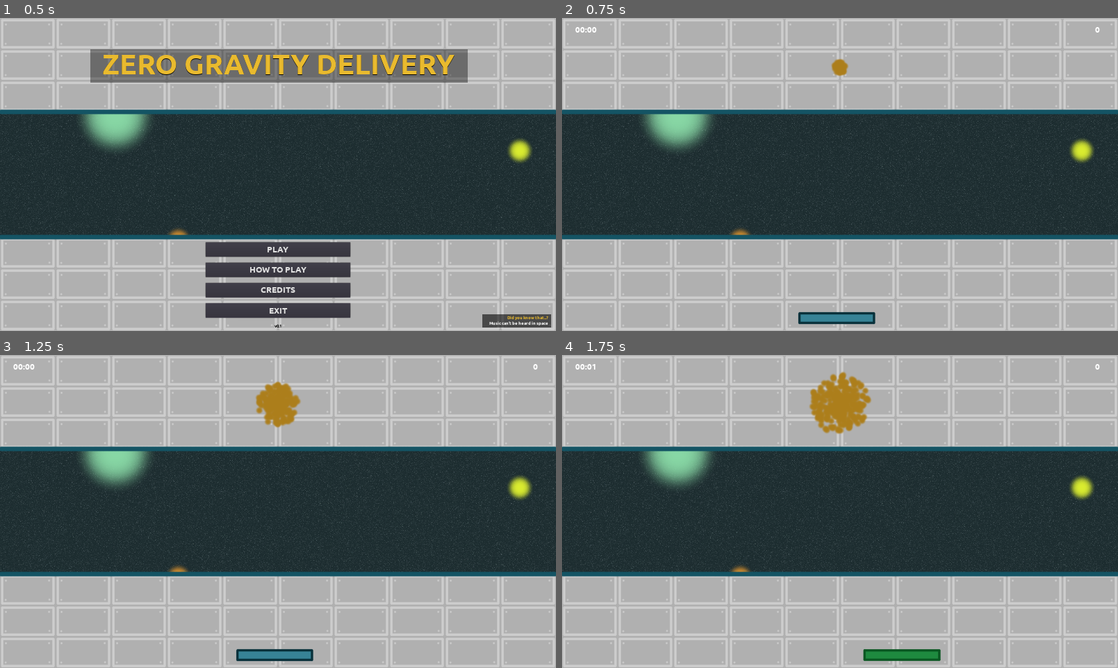
Above: before the commit, frames 1-4 (two rows, left to right).
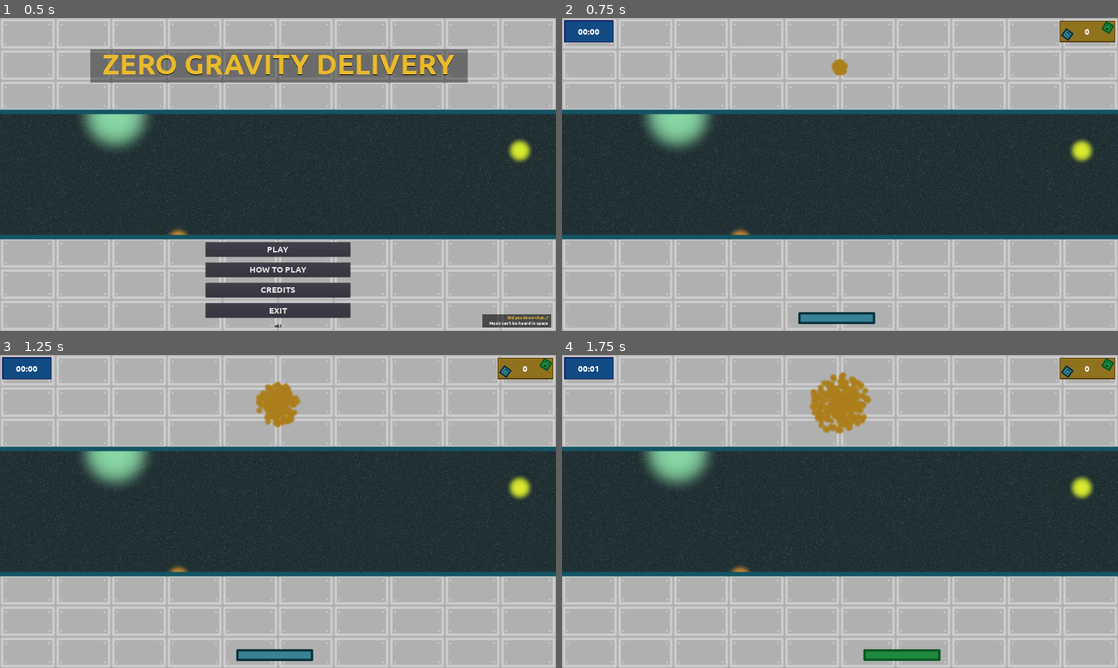
Above: after the commit, the same moments.

Repository: moisesjbc/ludum-dare-53
Game: Godot game, scene res://gui/main_menu/main_menu.tscn
Same seed, same stepped clock (60 frames per second), same inputs: the game is played once before the commit and once after it.
Inputs:
- Up to frame 1 (0.5 s): no input
- Up to frame 2 (0.75 s): click "PLAY" at 0.5 s
- Up to frame 3 (1.25 s): no input
- Up to frame 4 (1.75 s): tap Enter at 1.25 s; hold Right (ui_right) from 1.28 s (still down); tap Space at 1.52 s

Frame 1 is identical in both runs. In frame 2, 1.3% of the frame differs, in the area x 0-100%, y 0-8%; in frame 3, 1.3%; in frame 4, 1.3%.

Commit message:
Add panels for timer and score

Diff:
--- a/godot-project/gameplay/gui/score/score.gd
+++ b/godot-project/gameplay/gui/score/score.gd
@@ -1,4 +1,4 @@
-extends Label
+extends Panel
 
 
 var score = 0
@@ -10,7 +10,7 @@
 
 func set_score(new_score):
 	score = new_score
-	text = str(score)
+	$label.text = str(score)
 
 
 func add_score(score_delta):
--- a/godot-project/gameplay/gui/score/score.tscn
+++ b/godot-project/gameplay/gui/score/score.tscn
@@ -1,20 +1,44 @@
-[gd_scene load_steps=4 format=2]
+[gd_scene load_steps=7 format=2]
 
 [ext_resource path="res://gameplay/gui/score/score.gd" type="Script" id=1]
 [ext_resource path="res://fonts/Ubuntu-B.ttf" type="DynamicFontData" id=2]
+[ext_resource path="res://gameplay/box/blue_box.png" type="Texture" id=3]
+[ext_resource path="res://gameplay/box/green_box.png" type="Texture" id=4]
+
+[sub_resource type="StyleBoxFlat" id=2]
+bg_color = Color( 0.564706, 0.443137, 0.113725, 1 )
+border_width_left = 3
+border_width_top = 3
+border_width_right = 3
+border_width_bottom = 3
+border_color = Color( 0.337255, 0.258824, 0.0509804, 1 )
 
 [sub_resource type="DynamicFont" id=1]
 size = 30
 font_data = ExtResource( 2 )
 
-[node name="score" type="Label"]
-anchor_left = 1.0
+[node name="score" type="Panel"]
+margin_right = 191.0
+margin_bottom = 74.0
+custom_styles/panel = SubResource( 2 )
+script = ExtResource( 1 )
+
+[node name="label" type="Label" parent="."]
 anchor_right = 1.0
-margin_left = -154.0
-margin_right = -11.0
-margin_bottom = 79.0
+anchor_bottom = 1.0
 custom_fonts/font = SubResource( 1 )
 text = "100"
-align = 2
+align = 1
 valign = 1
-script = ExtResource( 1 )
+
+[node name="Sprite" type="Sprite" parent="."]
+position = Vector2( 26, 48 )
+rotation = -2.51385
+scale = Vector2( 0.34, 0.34 )
+texture = ExtResource( 3 )
+
+[node name="Sprite2" type="Sprite" parent="."]
+position = Vector2( 166, 24 )
+rotation = 0.552569
+scale = Vector2( 0.36, 0.36 )
+texture = ExtResource( 4 )
--- a/godot-project/gameplay/gui/timer/timer.gd
+++ b/godot-project/gameplay/gui/timer/timer.gd
@@ -1,4 +1,4 @@
-extends Label
+extends Panel
 
 var seconds_elapsed = 0
 
@@ -9,7 +9,7 @@
 
 func set_time(new_seconds_elapsed):
 	self.seconds_elapsed = new_seconds_elapsed
-	text = "%02d:%02d" % [self.seconds_elapsed / 60, self.seconds_elapsed % 60]
+	$label.text = "%02d:%02d" % [self.seconds_elapsed / 60, self.seconds_elapsed % 60]
 
 
 func _on_timer_timeout():
--- a/godot-project/gameplay/gui/timer/timer.tscn
+++ b/godot-project/gameplay/gui/timer/timer.tscn
@@ -1,20 +1,35 @@
-[gd_scene load_steps=4 format=2]
+[gd_scene load_steps=5 format=2]
 
 [ext_resource path="res://fonts/Ubuntu-B.ttf" type="DynamicFontData" id=1]
 [ext_resource path="res://gameplay/gui/timer/timer.gd" type="Script" id=2]
+
+[sub_resource type="StyleBoxFlat" id=2]
+bg_color = Color( 0.0666667, 0.294118, 0.513726, 1 )
+border_width_left = 3
+border_width_top = 3
+border_width_right = 3
+border_width_bottom = 3
+border_color = Color( 0.0980392, 0.129412, 0.4, 1 )
 
 [sub_resource type="DynamicFont" id=1]
 size = 30
 font_data = ExtResource( 1 )
 
-[node name="timer" type="Label"]
-margin_right = 164.0
-margin_bottom = 79.0
+[node name="timer" type="Panel"]
+margin_left = 8.0
+margin_top = 8.0
+margin_right = 178.0
+margin_bottom = 85.0
+custom_styles/panel = SubResource( 2 )
+script = ExtResource( 2 )
+
+[node name="label" type="Label" parent="."]
+anchor_right = 1.0
+anchor_bottom = 1.0
 custom_fonts/font = SubResource( 1 )
 text = "0:00"
 align = 1
 valign = 1
-script = ExtResource( 2 )
 
 [node name="timer" type="Timer" parent="."]
 autostart = true
--- a/godot-project/gameplay/main/main.tscn
+++ b/godot-project/gameplay/main/main.tscn
@@ -35,9 +35,10 @@
 }
 
 [node name="score" parent="gui" instance=ExtResource( 7 )]
-margin_left = 1737.0
-margin_right = 1880.0
-align = 1
+margin_left = 1719.0
+margin_top = 9.0
+margin_right = 1910.0
+margin_bottom = 83.0
 
 [node name="walls" type="Node2D" parent="."]
 
